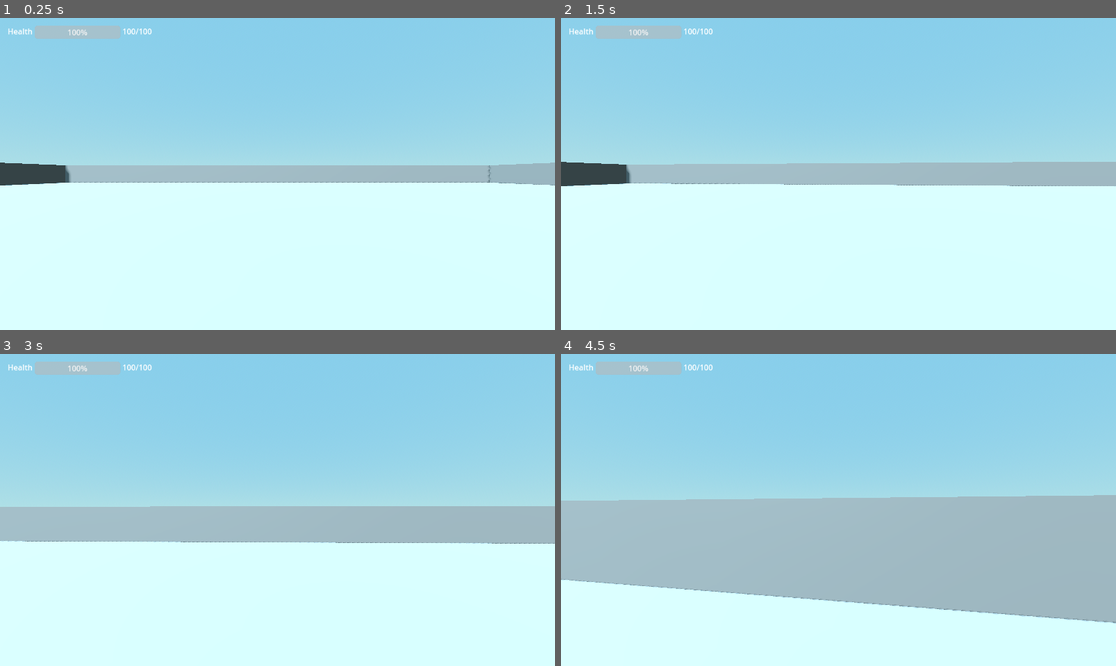
Above: before the commit, frames 1-4 (two rows, left to right).
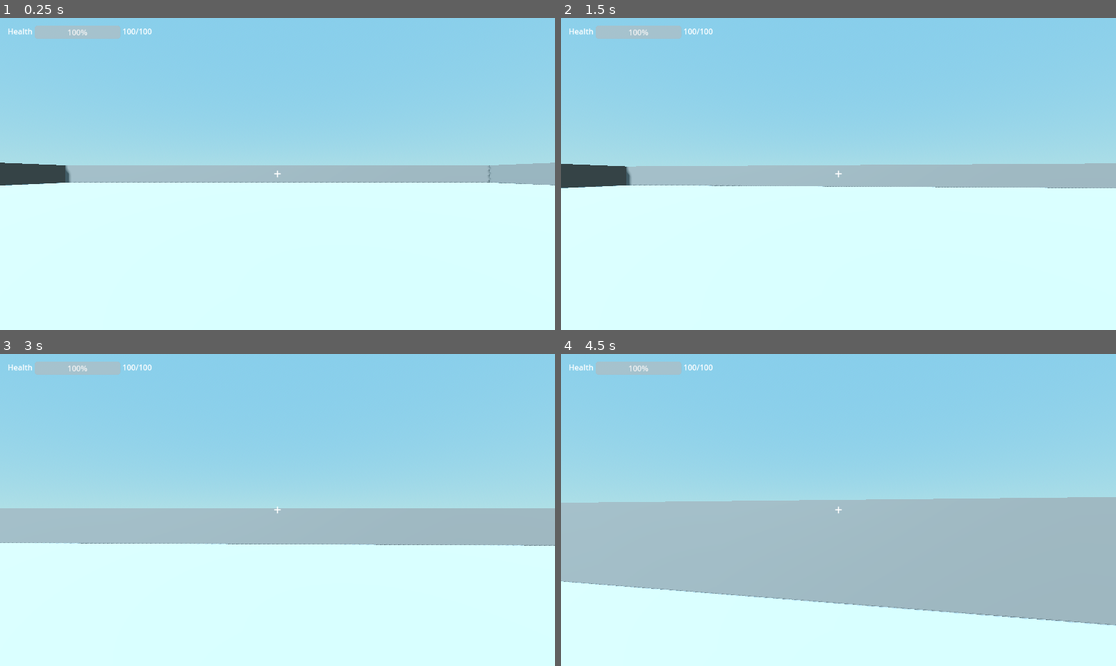
Above: after the commit, the same moments.

Repository: Liloslash/gwj_critters
Game: Godot game, scene res://World.tscn
The game is run twice, just before and just after one commit, with the same random seed, the same clock (stepped at 60 frames per second) and the same inputs.
Inputs (mouse positions are in pixels of both pictures, inside the frame that each line leads up to):
- Up to frame 1 (0.25 s): no input
- Up to frame 2 (1.5 s): tap Enter (ui_accept) at 0.5, 0.77 s; move the mouse to (866, 174) at 0.52 s; press the mouse at (866, 174) at 0.53 s; hold W (up) from 0.53 s (still down); move the mouse to (810, 174) at 1.27 s; release the mouse at (810, 174) at 1.28 s; click (810, 174) at 1.35 s
- Up to frame 3 (3 s): keep holding W (up); tap Enter (ui_accept) at 1.52, 2.75 s; move the mouse to (288, 503) at 2.02 s; press the mouse at (288, 503) at 2.03 s; move the mouse to (271, 516) at 2.77 s; release the mouse at (271, 516) at 2.78 s; click (271, 516) at 2.85 s
- Up to frame 4 (4.5 s): keep holding W (up); tap Enter (ui_accept) at 3.02, 3.77 s; move the mouse to (877, 513) at 3.52 s; press the mouse at (877, 513) at 3.53 s; move the mouse to (794, 506) at 4.27 s; release the mouse at (794, 506) at 4.28 s; click (794, 506) at 4.35 s

The runs differ from the first frame. In frame 1, less than 0.1% of the frame differs, in the area x 49-51%, y 48-52%; in frame 2, 1.2%; in frame 3, 1.3%; in frame 4, 1.4%, in the area x 0-100%, y 45-88%.

Commit message:
weapon effects

Diff:
--- a/HUD.tscn
+++ b/HUD.tscn
@@ -1,6 +1,9 @@
-[gd_scene load_steps=2 format=3 uid="uid://caoh2ltkqoyvm"]
+[gd_scene load_steps=3 format=3 uid="uid://caoh2ltkqoyvm"]
 
 [ext_resource type="Script" uid="uid://cmdfqnxlt1llg" path="res://hud.gd" id="1"]
+
+[sub_resource type="LabelSettings" id="LabelSettings_k5de2"]
+font_size = 28
 
 [node name="HUD" type="CanvasLayer"]
 script = ExtResource("1")
@@ -31,3 +34,15 @@
 layout_mode = 2
 size_flags_vertical = 1
 text = "100/100"
+
+[node name="CenterContainer" type="CenterContainer" parent="."]
+anchors_preset = 15
+anchor_right = 1.0
+anchor_bottom = 1.0
+grow_horizontal = 2
+grow_vertical = 2
+
+[node name="Label" type="Label" parent="CenterContainer"]
+layout_mode = 2
+text = "+"
+label_settings = SubResource("LabelSettings_k5de2")
--- a/enemy.gd
+++ b/enemy.gd
@@ -31,7 +31,7 @@
 
 	move_and_slide()
 
-func apply_damage(amount: int) -> void:
+func take_damage(amount: int) -> void:
 	current_health = max(0, current_health - amount)
 	if current_health == 0:
 		die()
--- a/hud.gd
+++ b/hud.gd
@@ -2,6 +2,7 @@
 
 @onready var health_bar: ProgressBar = $HBoxContainer/ProgressBar
 @onready var value_label: Label = $HBoxContainer/Value
+@onready var crosshair_label: Label = $CenterContainer/Label
 
 func _ready() -> void:
 	var player := get_tree().get_first_node_in_group("Player")
@@ -10,7 +11,20 @@
 			player.health_changed.connect(_on_health_changed)
 		_on_health_changed(player.current_health, player.max_health)
 
+	# Try to connect to weapon hit signals for crosshair flash
+	var weapon: Node = player.get_node_or_null("RaycastWeapon") if player else null
+	if weapon and weapon.has_signal("hit_confirmed"):
+		weapon.connect("hit_confirmed", Callable(self, "show_hitmarker"))
+
 func _on_health_changed(current: int, max_value: int) -> void:
 	health_bar.max_value = max_value
 	health_bar.value = current
 	value_label.text = str(current, "/", max_value)
+
+func show_hitmarker() -> void:
+	if not is_instance_valid(crosshair_label):
+		return
+	var original: Color = crosshair_label.modulate
+	crosshair_label.modulate = Color.RED
+	var tween := create_tween()
+	tween.tween_property(crosshair_label, "modulate", original, 0.12).set_trans(Tween.TRANS_SINE).set_ease(Tween.EASE_OUT)
--- a/raycast_weapon.gd
+++ b/raycast_weapon.gd
@@ -1,5 +1,7 @@
 extends Node
 class_name RaycastWeapon
+
+signal hit_confirmed(target, position: Vector3)
 
 @export var damage: int = 25
 @export var ray_distance: float = 2000.0
@@ -7,33 +9,32 @@
 @export var camera_path: NodePath
 @export var player_body_path: NodePath
 
+# Recoil configuration
+@export var recoil_pitch_deg: float = 2.0
+@export var recoil_yaw_deg: float = 0.6
+@export var recoil_up_duration: float = 0.05
+@export var recoil_return_duration: float = 0.1
+
 var _camera: Camera3D
 var _player_body: CharacterBody3D
+var _recoil_tween: Tween
 
 func _ready() -> void:
 	_camera = get_node_or_null(camera_path) as Camera3D
 	_player_body = get_node_or_null(player_body_path) as CharacterBody3D
 
-func fire() -> bool:
-	if _camera == null:
-		_camera = get_node_or_null(camera_path) as Camera3D
-	if _player_body == null:
-		_player_body = get_node_or_null(player_body_path) as CharacterBody3D
-	if _camera == null:
-		push_warning("RaycastWeapon: camera is null; cannot fire")
-		return false
-	_raycast_and_apply_damage()
-	return true
-
-func _raycast_and_apply_damage() -> void:
+func fire() -> void:
 	var from: Vector3 = _camera.global_transform.origin
 	var to: Vector3 = _compute_ray_end(from)
 	var space: PhysicsDirectSpaceState3D = get_viewport().world_3d.direct_space_state
 	var query := _build_query(from, to)
 	var result: Dictionary = space.intersect_ray(query)
 	if result.is_empty():
+		_apply_recoil()
 		return
 	_apply_damage(result.collider)
+	_apply_recoil()
+
 
 func _compute_ray_end(from: Vector3) -> Vector3:
 	return from + (-_camera.global_transform.basis.z) * ray_distance
@@ -53,13 +54,25 @@
 	return excludes
 
 func _apply_damage(target: Object) -> void:
-	if target == null:
+	if target.has_method("take_damage"):
+		emit_signal("hit_confirmed")
+		target.take_damage(damage)
+
+func _apply_recoil() -> void:
+	if _camera == null:
 		return
+	if _recoil_tween and _recoil_tween.is_running():
+		_recoil_tween.kill()
 
-	if target.has_method("apply_damage"):
-		target.apply_damage(damage)
-		return
+	var start_rot: Vector3 = _camera.rotation_degrees
+	var target_rot: Vector3 = start_rot
+	# Pitch up (positive X rotates up in this project setup)
+	target_rot.x = start_rot.x + recoil_pitch_deg
+	# Slight random yaw left/right
+	var yaw_offset: float = randf_range(-recoil_yaw_deg, recoil_yaw_deg)
+	target_rot.y = start_rot.y + yaw_offset
 
-	if target.has_method("take_damage"):
-		target.take_damage(damage)
-		return
+	_recoil_tween = create_tween()
+	_recoil_tween.set_parallel(false)
+	_recoil_tween.tween_property(_camera, "rotation_degrees", target_rot, recoil_up_duration).set_trans(Tween.TRANS_SINE).set_ease(Tween.EASE_OUT)
+	_recoil_tween.tween_property(_camera, "rotation_degrees", start_rot, recoil_return_duration).set_trans(Tween.TRANS_SINE).set_ease(Tween.EASE_IN)
